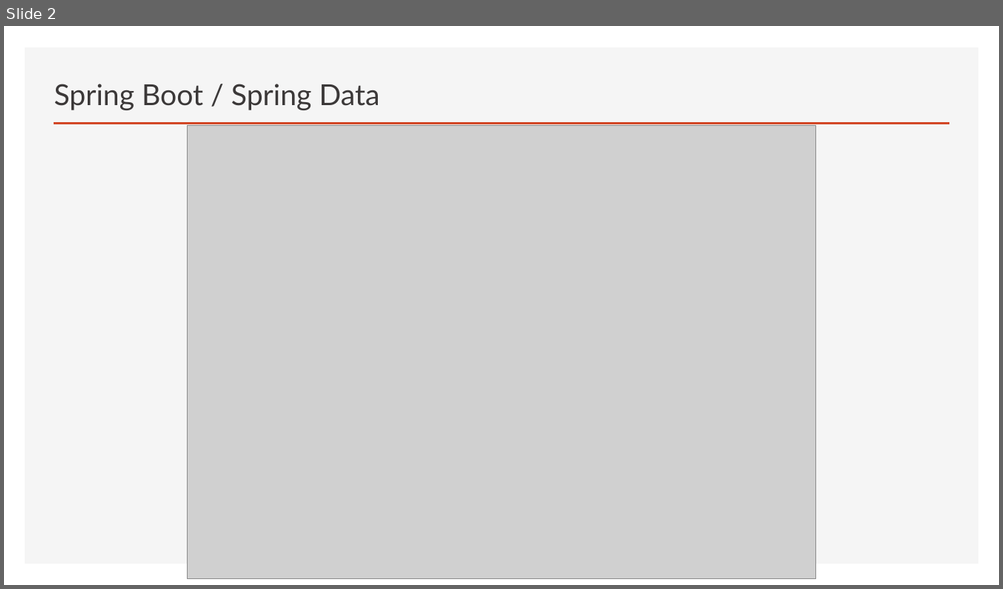
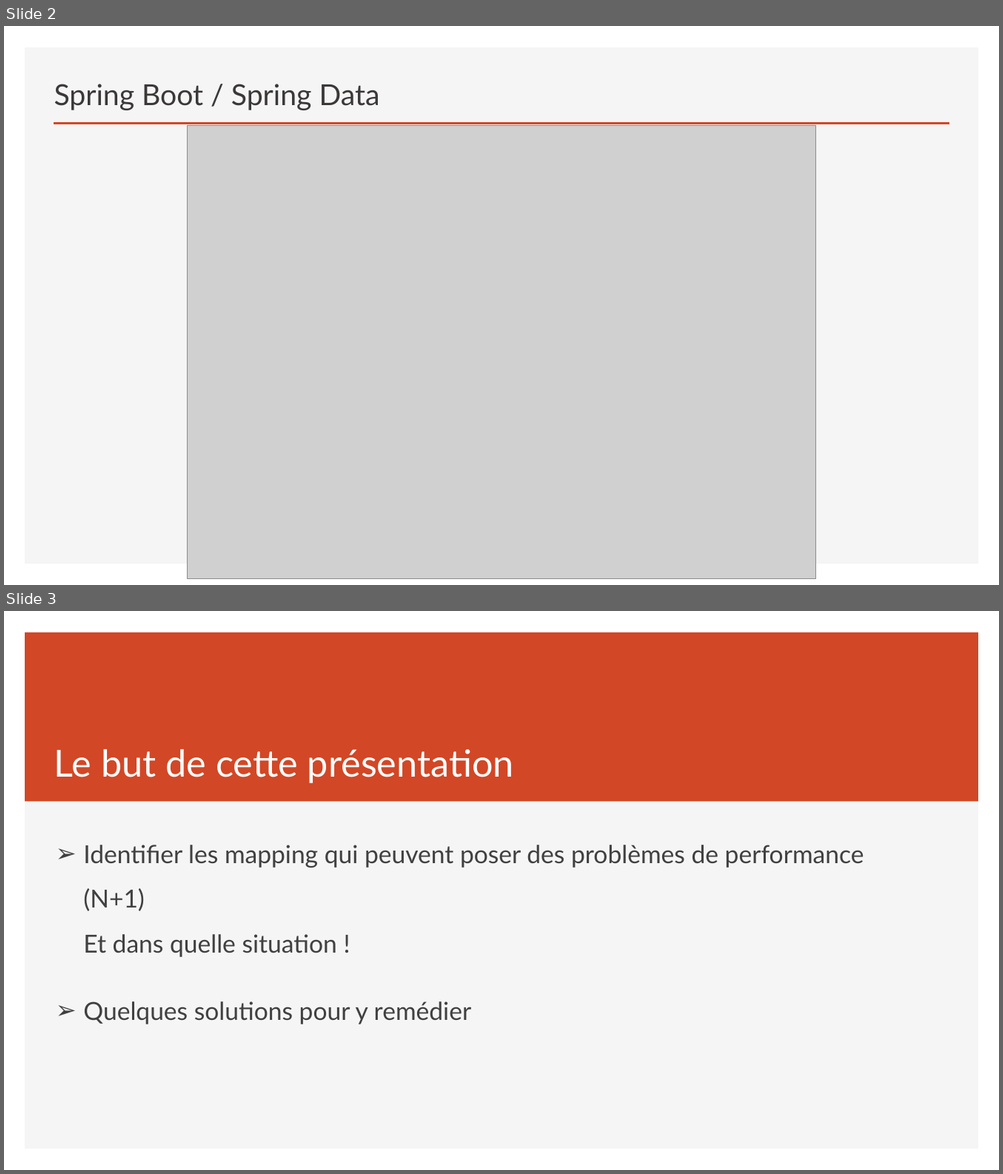
Before and after one commit to sebzuki/hibernate, a slide deck: JPA-HIBERNATE.pptx. Shown one above the other, each under a label of ours: slide 2 before the commit, slides 2 and 3 after it. The pictures are 1003x589 and 1003x1174 pixels, drawn with LibreOffice and Linux fonts; fonts in the diff are those of the drawing; grey boxes stand for pictures. Boxes give left, top, right and bottom in pixels: in the first picture for what was removed or moved away, otherwise in the second. Text is boxed around its words. In the diff, an @@ line names an element or a change of style, - is before the commit and + after.

```diff
--- a/JPA-HIBERNATE.pptx
+++ b/JPA-HIBERNATE.pptx
@@ slide 3 added at [4, 611, 999, 1170], background #FFFFFF; not listed: 1 template element that a slide beside it also shows @@
@@ rectangle added at [25, 632, 979, 802], fill #D24726 @@
@@ title added at [54, 749, 514, 783], 36 pt, text #FFFFFF @@
+Le but de cette présentation
@@ text added at [83, 845, 864, 1025], 24 pt, text #404040 @@
+➢ Identifier les mapping qui peuvent poser des problèmes de performance (N+1)
+  Et dans quelle situation !
+➢ Quelques solutions pour y remédier
```
Also in this commit, not shown: 10 slides changed.
